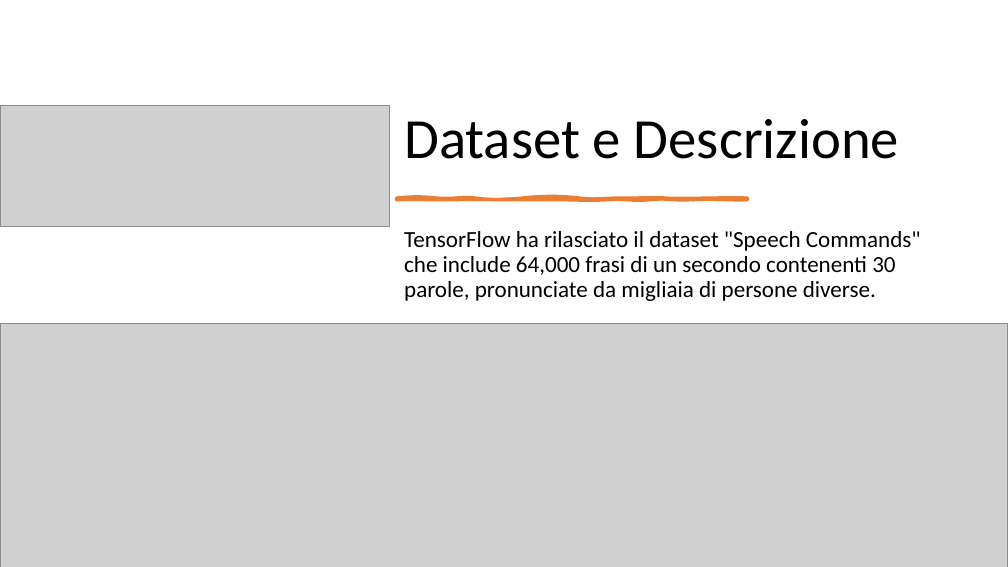
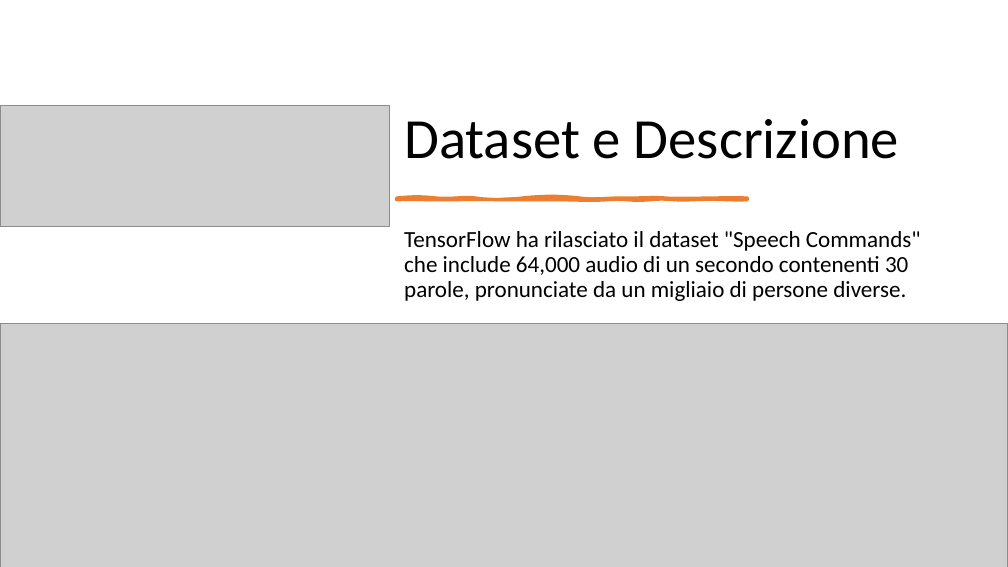
Before and after one commit to stecno04/speech-recognition-cnn, a slide deck: slide 2 of Carobene_Stefano_ML.pptx. Drawn at 1008x567 pixels with LibreOffice and Linux fonts; fonts in the diff are those of the drawing; grey boxes stand for pictures. Boxes give left, top, right and bottom in pixels: in the first picture for what was removed or moved away, otherwise in the second. Text is boxed around its words. In the diff, an @@ line names an element or a change of style, - is before the commit and + after.

```diff
--- a/Carobene_Stefano_ML.pptx
+++ b/Carobene_Stefano_ML.pptx
@@ text at [404,231,921,301]: text changed @@
-TensorFlow ha rilasciato il dataset "Speech Commands" che include 64,000 frasi di un secondo contenenti 30 parole, pronunciate da migliaia di persone diverse.
+TensorFlow ha rilasciato il dataset "Speech Commands" che include 64,000 audio di un secondo contenenti 30 parole, pronunciate da un migliaio di persone diverse.
```
Also in this commit, not shown: 2 other slides changed, 2 slides added, 6 other files.
